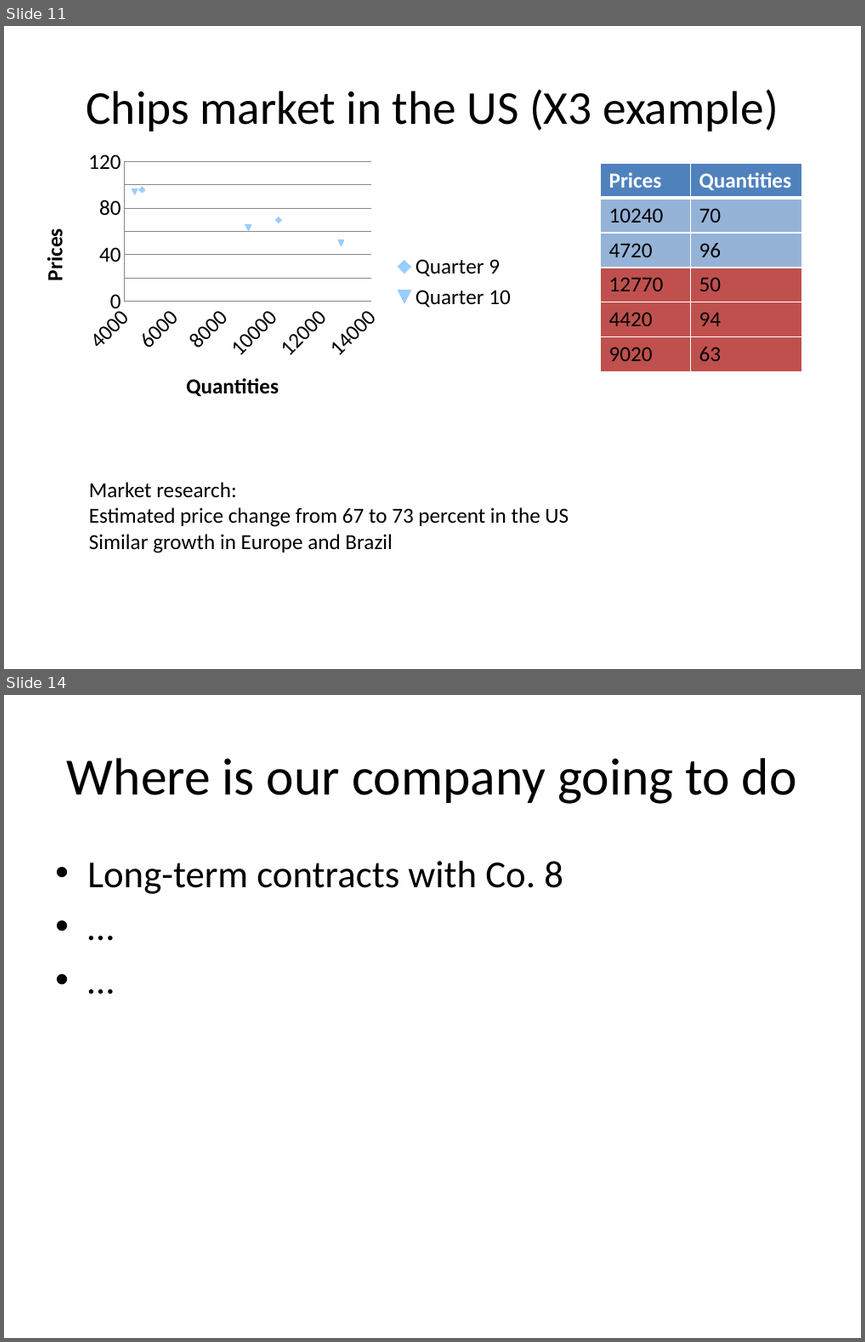
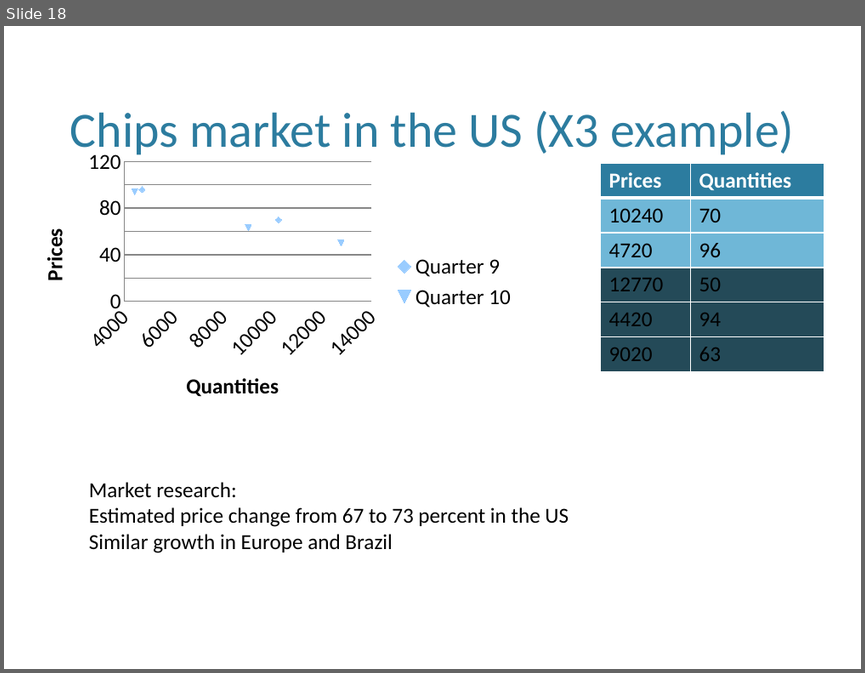
Before and after one commit to dj-death/modtech-bussim-2013, a slide deck: Documents/Final_Presentation.pptx. Shown one above the other, each under a label of ours: slides 11 and 14 before the commit, slide 18 after it; the slides between them are not shown. The pictures are 865x1342 and 865x673 pixels, drawn with LibreOffice and Linux fonts; fonts in the diff are those of the drawing; background and template pictures are left out. Boxes give left, top, right and bottom in pixels: in the first picture for what was removed or moved away, otherwise in the second. Text is boxed around its words. In the diff, an @@ line names an element or a change of style, - is before the commit and + after.

```diff
--- a/Documents/Final_Presentation.pptx
+++ b/Documents/Final_Presentation.pptx
@@ slide 14 removed at box(4, 695, 861, 1338), background #FFFFFF @@
@@ title removed at box(67, 758, 797, 804) @@
-Where is our company going to do
@@ text removed at box(87, 861, 563, 894) @@
-• Long-term contracts with Co. 8
-• …
-• …
@@ what was slide 11 is now slide 18 @@
@@ slide 18 changed as well @@
@@ title "Chips market in the US ...": place and size @@
-title "Chips market in the US ..." at box(86, 89, 778, 131)
+title "Chips market in the US ..." at box(70, 111, 794, 159)
@@ title "Chips market in the US ..." at box(70, 111, 794, 159): size 39.6 to 41.4 pt, text colour #000000 to #2C7C9F; vertical alignment middle to bottom @@
@@ scatter chart at box(20, 142, 530, 420) @@
@@ colour of Quarter 9 #4F81BD to #2C7C9F @@
@@ colour of Quarter 10  #C0504D to #244A58 @@
@@ table at box(601, 163, 824, 371) @@
@@ fill #4F81BD to #2C7C9F in row 1 @@
@@ fill #95B3D7 to #6FB7D7 in 4 cells @@
@@ fill #C0504D to #244A58 in 6 cells @@
@@ table: place and size @@
-table at box(601, 163, 801, 371)
+table at box(601, 163, 824, 371)
```
Also in this commit, not shown: 11 other slides changed, 15 slides added, 4 other slides removed.
